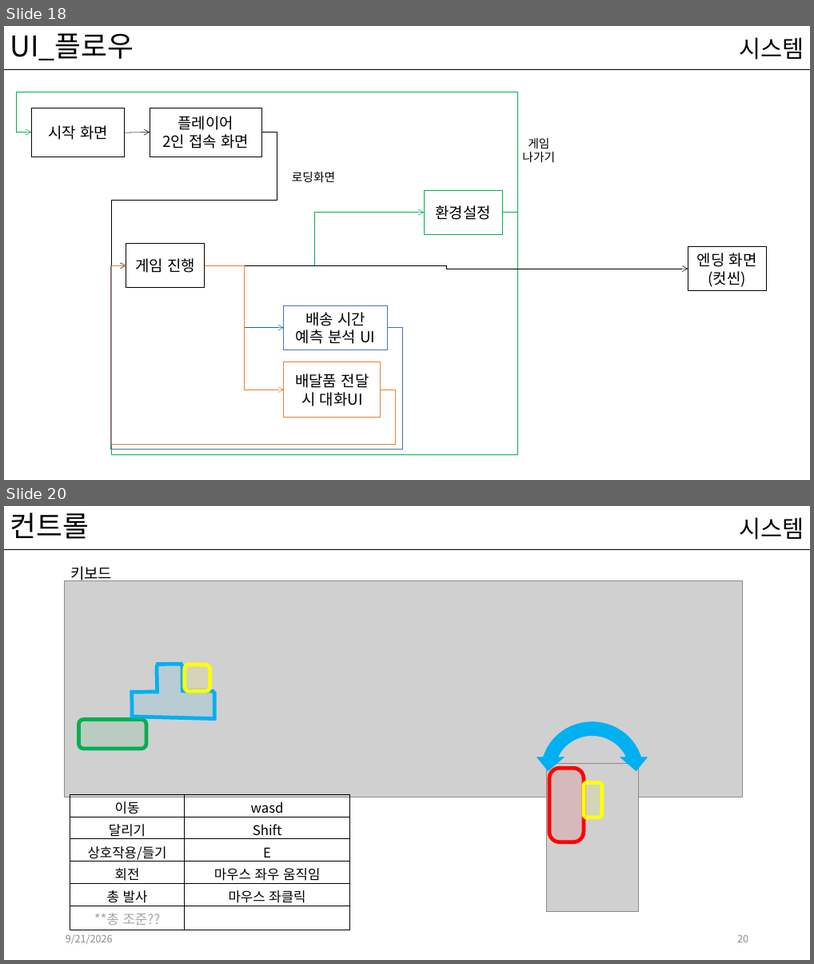
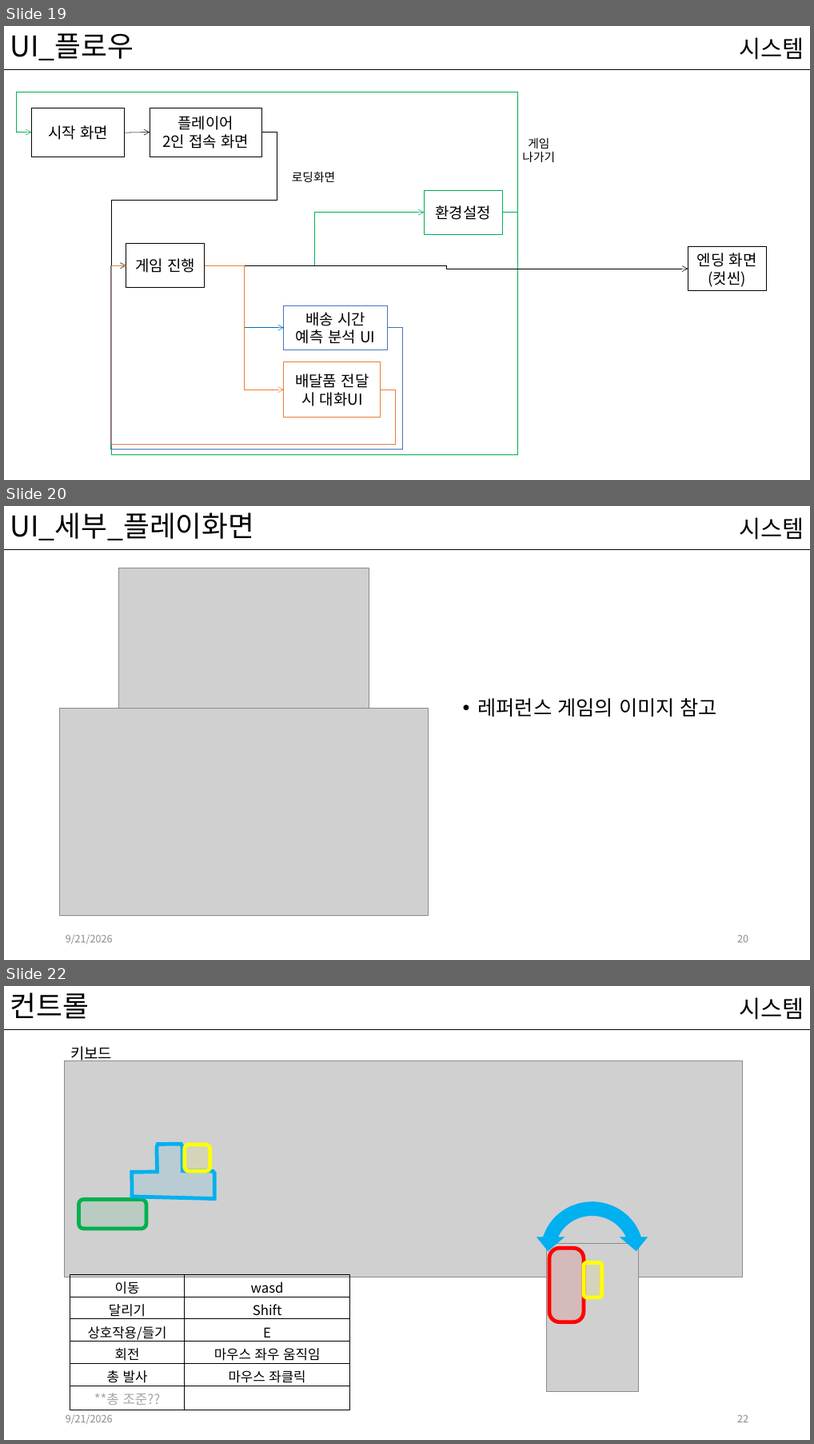
Before and after one commit to kwakyerin/2026_Graduation_Project, a slide deck: documents/HyunahKwon/design/designing/배트와 달트_기획서.pptx. Shown one above the other, each under a label of ours: slides 18 and 20 before the commit, slides 19, 20 and 22 after it; the slides between them are not shown. The pictures are 814x964 and 814x1444 pixels, drawn with LibreOffice and Linux fonts; fonts in the diff are those of the drawing; grey boxes stand for pictures. Boxes give left, top, right and bottom in pixels: in the first picture for what was removed or moved away, otherwise in the second. Text is boxed around its words. In the diff, an @@ line names an element or a change of style, - is before the commit and + after.

Commit message:
배달품 설명 추가
+레퍼런스 이미지 추가

```diff
--- a/documents/HyunahKwon/design/designing/배트와 달트_기획서.pptx
+++ b/documents/HyunahKwon/design/designing/배트와 달트_기획서.pptx
@@ slide 20 added at <box>4,506,810,960</box>, background #FFFFFF; not listed: 1 template element that a slide beside it also shows @@
@@ title added at <box>10,512,255,540</box>, 34 pt, text #000000 @@
+UI_세부_플레이화면
@@ text added at <box>739,517,804,540</box>, 28 pt, text #000000 @@
+시스템
@@ picture added at <box>119,568,370,708</box> @@
@@ picture added at <box>60,708,429,916</box> @@
@@ text added at <box>478,698,718,716</box>, 24 pt, text #000000 @@
+• 레퍼런스 게임의 이미지 참고
@@ text added at <box>66,934,113,944</box>, 12 pt, text #8C8C8C @@
+9/21/2026
@@ page number added at <box>738,935,749,942</box>, 12 pt, text #8C8C8C @@
+20
@@ what was slide 18 is now slide 19 @@
@@ what was slide 20 is now slide 22 @@
@@ page number at <box>738,1415,749,1422</box>: text changed @@
-20
+22
```
Also in this commit, not shown: 2 slides changed, 2 other slides added, 1 slide removed, 1 other file.
